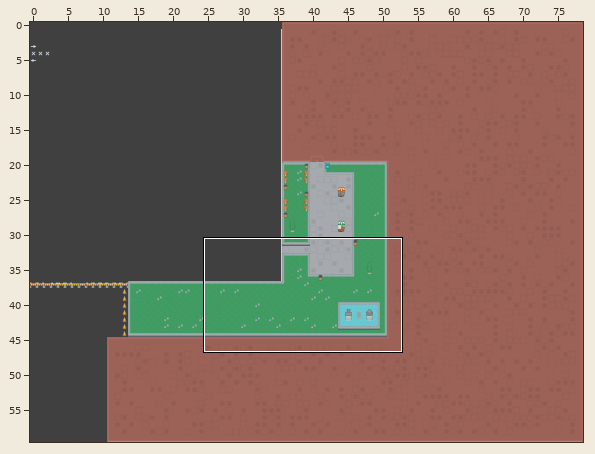
Two versions of a level (Tiled map, app/assets/MapLib.tmx). The first picture is a wide view before the edit; the outline marks the close-up.
Close-up. The starting point:
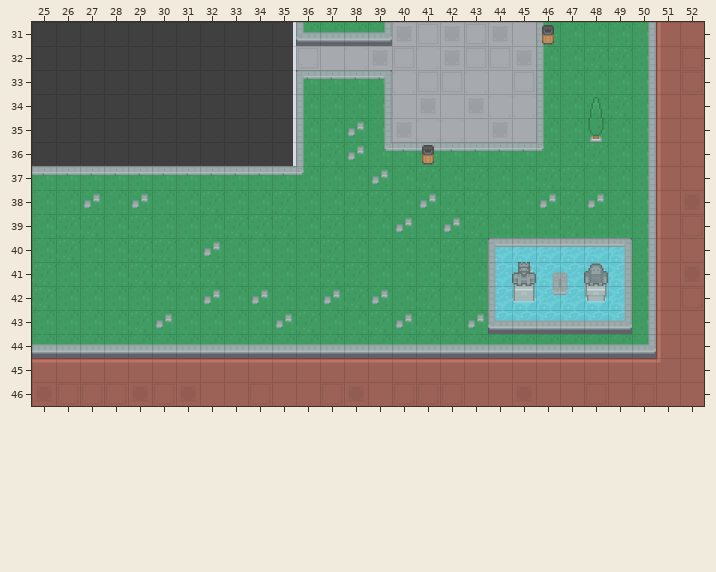
Cells are 64x64 px. Shown: x 25..52, y 31..46. The commit also changed other parts of the map, which this record leaves out.
New version:
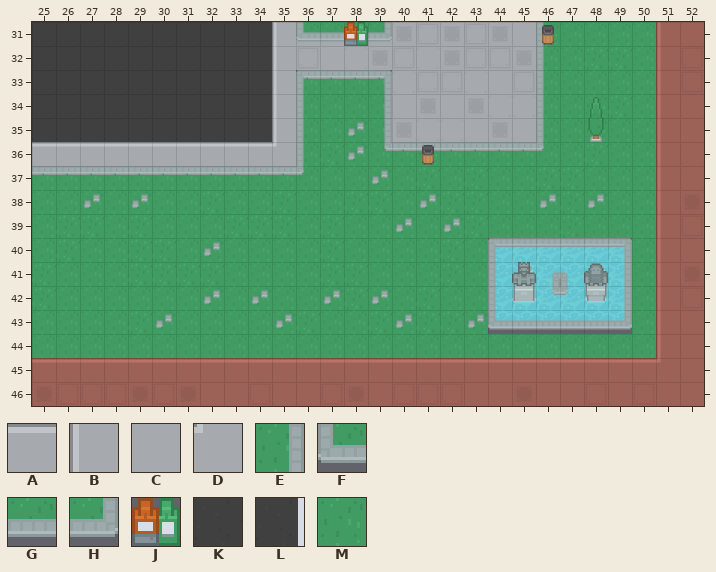
Key: from "City": A 18, B 19, C 22, D 58, E 71, F 106, G 107, H 108, J 289, K 714, L 794, M 888.
_ is an empty cell.
Tiles of an added or newly shown layer are drawn over the layers below it.
Change:
Layer "Ground":
y 31: x 35..39 LFGGH -> BCCCC; x 50 E -> M
y 32..35: x 35 L -> B; x 50 E -> M
y 36: x 25..35 KKKKKKKKKKL -> AAAAAAAAAAD; x 50 E -> M
y 37..43: x 50 E -> M
y 44: x 25..50 GGGGGGGGGGGGGGGGGGGGGGGGGH -> MMMMMMMMMMMMMMMMMMMMMMMMMM
Layer "Roadmarker" (added):
y 31: x 36..39 ____ -> FGGH
Layer "Environment":
y 31: x 38 _ -> J
